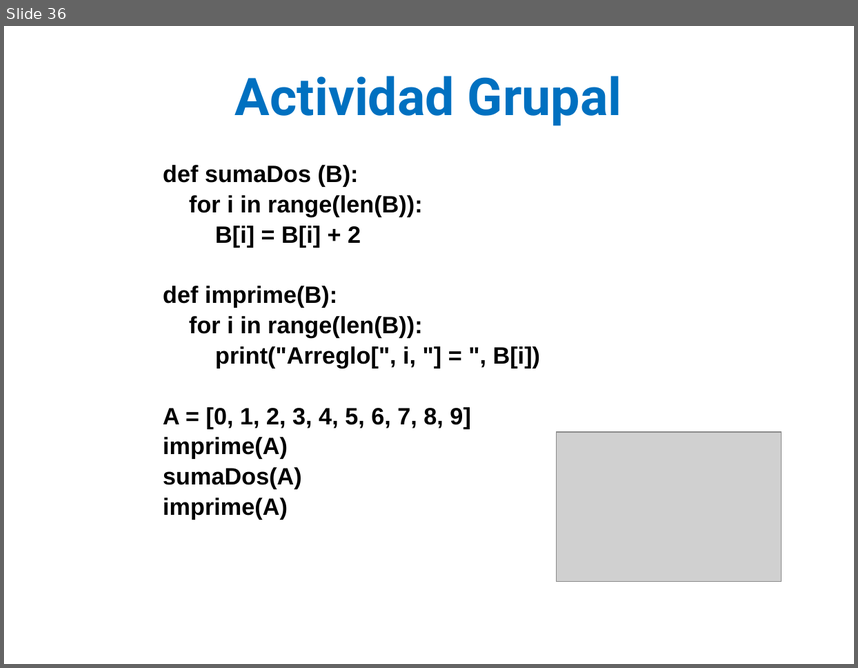
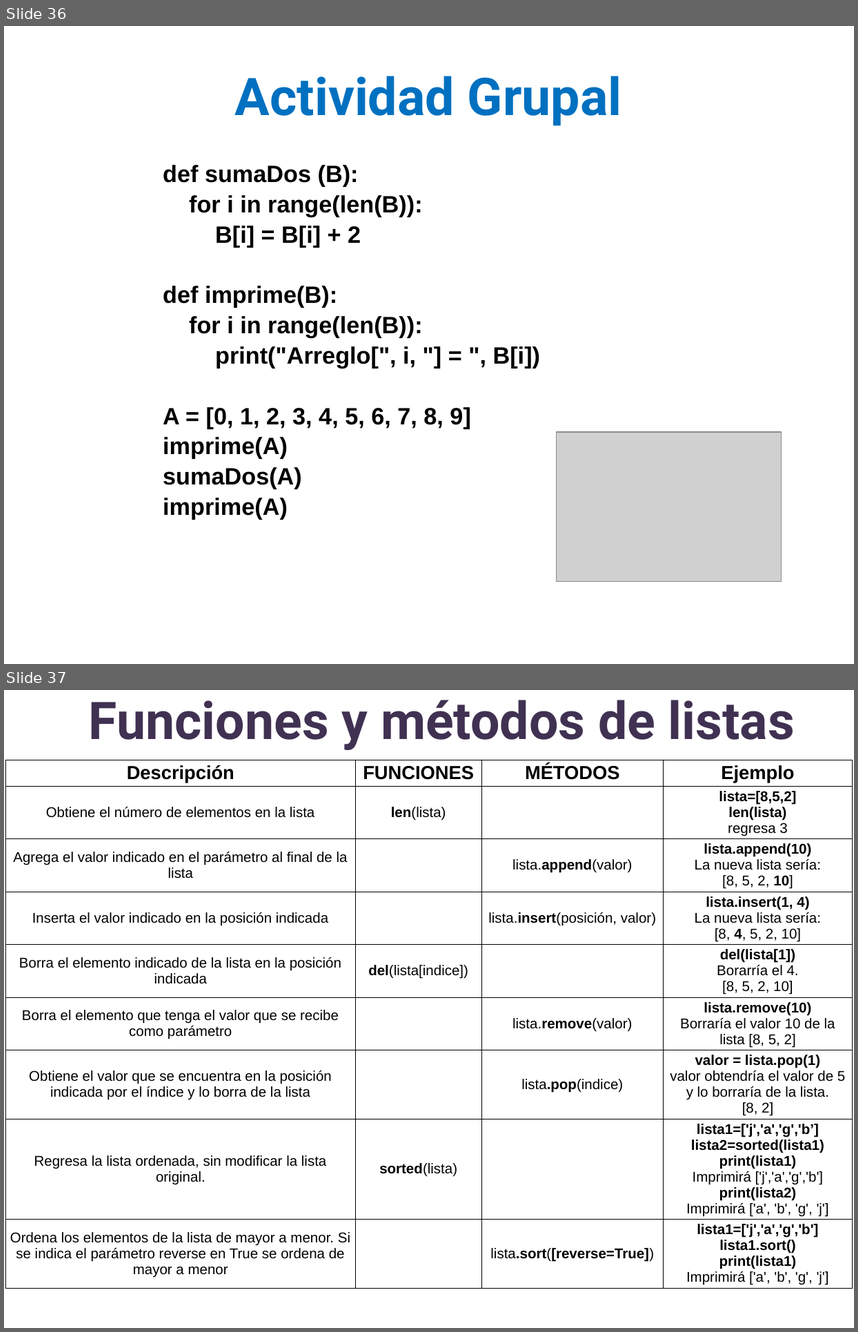
Before and after one commit to lizetheP/PensamientoC, a slide deck: calendario/documentos/7_Listas_Arreglos.pptx. Shown one above the other, each under a label of ours: slide 36 before the commit, slides 36 and 37 after it. The pictures are 858x668 and 858x1332 pixels, drawn with LibreOffice and Linux fonts; fonts in the diff are those of the drawing; grey boxes stand for pictures. Boxes give left, top, right and bottom in pixels: in the first picture for what was removed or moved away, otherwise in the second. Text is boxed around its words. In the diff, an @@ line names an element or a change of style, - is before the commit and + after.

```diff
--- a/calendario/documentos/7_Listas_Arreglos.pptx
+++ b/calendario/documentos/7_Listas_Arreglos.pptx
@@ slide 37 added at (4,690,854,1328), background #FFFFFF @@
@@ text added at (89,700,795,750), 44 pt, text #403152, bold @@
+Funciones y métodos de listas
@@ table added at (5,760,853,1321), 9 rows, 4 columns @@
+Descripción | FUNCIONES | MÉTODOS | Ejemplo
+Obtiene el número de elementos en la lista | len(lista) |  | lista=[8,5,2] / len(lista) / regresa 3
+Agrega el valor indicado en el parámetro al final de la lista |  | lista.append(valor) | lista.append(10) / La nueva lista sería: / [8, 5, 2, 10]
+Inserta el valor indicado en la posición indicada |  | lista.insert(posición, valor) | lista.insert(1, 4) / La nueva lista sería: / [8, 4, 5, 2, 10]
+Borra el elemento indicado de la lista en la posición indicada | del(lista[indice]) |  | del(lista[1]) / Borarría el 4. / [8, 5, 2, 10]
+Borra el elemento que tenga el valor que se recibe como parámetro |  | lista.remove(valor) | lista.remove(10) / Borraría el valor 10 de la lista [8, 5, 2]
+Obtiene el valor que se encuentra en la posición indicada por el índice y lo borra de la lista |  | lista.pop(indice) | valor = lista.pop(1) / valor obtendría el valor de 5 y lo borraría de la lista. / [8, 2]
+Regresa la lista ordenada, sin modificar la lista original. | sorted(lista) |  | lista1=['j','a','g','b’] / lista2=sorted(lista1) / print(lista1) / Imprimirá ['j','a','g','b'] / print(lista2) / Imprimirá ['a', 'b', 'g', 'j']
+Ordena los elementos de la lista de mayor a menor. Si se indica el parámetro reverse en True se ordena de mayor a menor |  | lista.sort([reverse=True]) | lista1=['j','a','g','b'] / lista1.sort() / print(lista1) / Imprimirá ['a', 'b', 'g', 'j']
```
Also in this commit, not shown: 1 slide removed, 2 other files.
